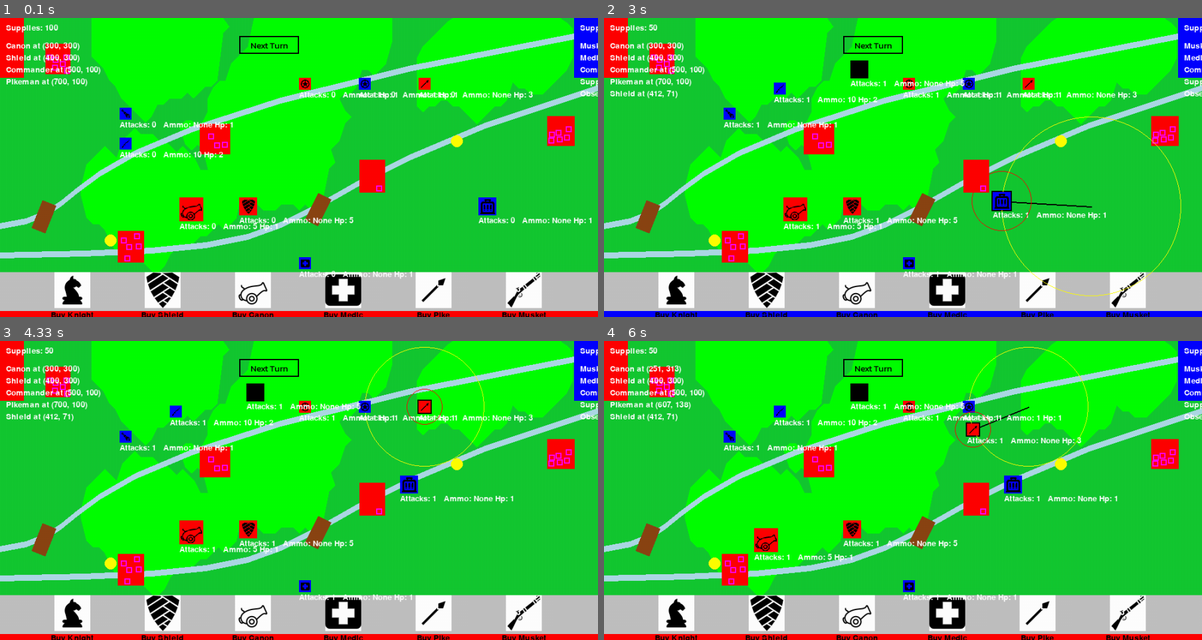
Above: before the commit, frames 1-4 (two rows, left to right).
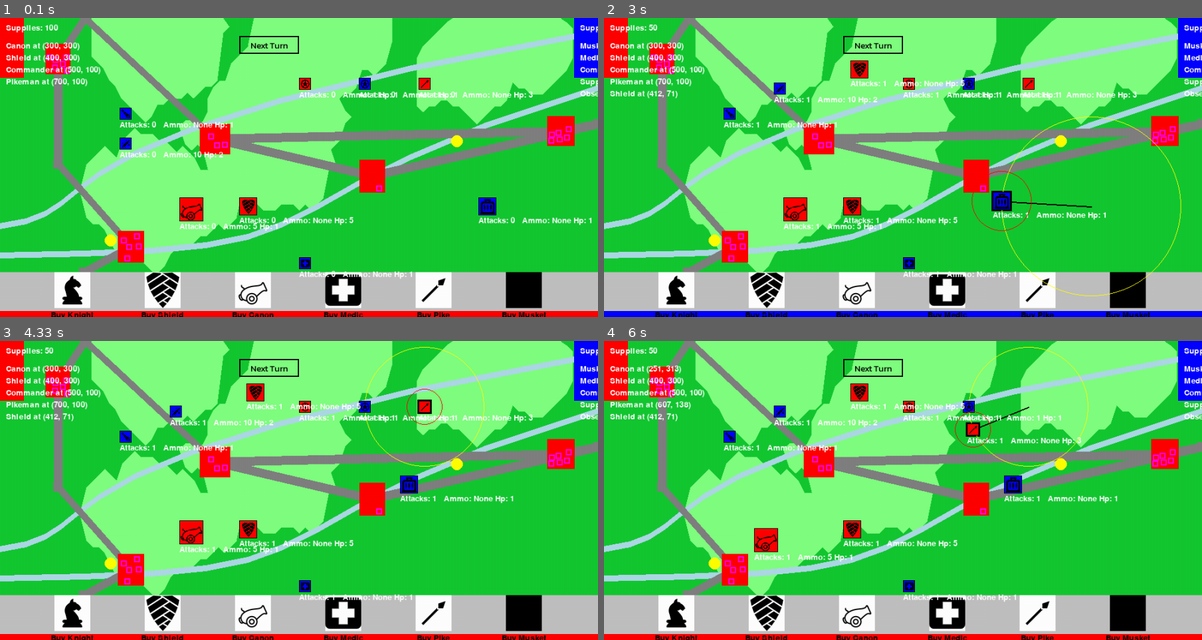
Above: after the commit, the same moments.

Repository: Nockiest/pygame-battleforge.
Game: pygame game, started from app.py
Two runs of this game, one before a commit and one after it. Both use one fixed random seed, a clock stepped at 60 frames per second and the inputs below.
Inputs (mouse positions are in pixels of both pictures, inside the frame that each line leads up to):
- Up to frame 1 (0.1 s): no input
- Up to frame 2 (3 s): click (729, 143) at 0.38 s; press the mouse at (1040, 71) at 0.7 s; move the mouse to (1064, 155) at 0.8 s; release the mouse at (1094, 239) at 0.93 s; press the mouse at (765, 290) at 1.03 s; move the mouse to (855, 227) at 1.13 s; release the mouse at (944, 161) at 1.27 s; click (849, 59) at 1.38 s; click "Next Turn" at 1.72 s; press the mouse at (729, 143) at 2.03 s; move the mouse to (914, 140) at 2.13 s; release the mouse at (1094, 137) at 2.27 s; press the mouse at (675, 290) at 2.37 s; move the mouse to (729, 185) at 2.47 s; release the mouse at (789, 80) at 2.6 s; press the mouse at (1088, 206) at 2.7 s; move the mouse to (986, 200) at 2.8 s; release the mouse at (879, 194) at 2.93 s
- Up to frame 3 (4.33 s): press the mouse at (71, 613) at 3.03 s; move the mouse to (197, 526) at 3.13 s; release the mouse at (322, 436) at 3.27 s; right-click (406, 505) at 3.38 s; click "Next Turn" at 3.72 s; click (424, 406) at 4.05 s
- Up to frame 4 (6 s): press the mouse at (729, 436) at 4.37 s; move the mouse to (717, 472) at 4.47 s; release the mouse at (699, 511) at 4.6 s; press the mouse at (908, 586) at 4.7 s; move the mouse to (903, 526) at 4.8 s; release the mouse at (903, 463) at 4.93 s; press the mouse at (1010, 484) at 5.03 s; move the mouse to (1064, 493) at 5.13 s; release the mouse at (1118, 502) at 5.27 s; press the mouse at (795, 532) at 5.37 s; move the mouse to (747, 544) at 5.47 s; release the mouse at (693, 559) at 5.6 s; press the mouse at (1070, 448) at 5.7 s; move the mouse to (1010, 442) at 5.8 s; release the mouse at (956, 436) at 5.93 s

The runs differ from the first frame. In frame 1, 36% of the frame differs, in the area x 5-100%, y 0-98%; in frame 2, 36%; in frame 3, 36%; in frame 4, 36%.

Commit message:
pracuji na abstrakci road_generation

Diff:
--- a/app.py
+++ b/app.py
@@ -11,12 +11,13 @@
 pygame.init()
 
 # Vytvoření obrazovky
-screen = pygame.display.set_mode((WIDTH, HEIGHT))
+screen = pygame.display.set_mode((WIDTH, HEIGHT), pygame.SRCALPHA)
+
 battle_ground = BattleGround(WIDTH, HEIGHT - BUTTON_BAR_HEIGHT)
 battle_ground.place_forrests()
 battle_ground.place_rivers()
 battle_ground.place_towns(screen)
-# battle_ground.place_roads( )
+battle_ground.place_roads( )
 battle_ground.place_bridges()
 battle_ground.place_supply_depots()
 intersections =  find_river_segments_for_crossing(battle_ground.rivers)
@@ -43,15 +44,15 @@
 players = [red_player, blue_player]
 cur_player = 0  # RED
 
-blue_player.create_starting_unit((Musketeer, 200, 200, BLUE), living_units)
-red_player.create_starting_unit((Canon, 300, 300, RED), living_units)
-red_player.create_starting_unit((Shield, 400, 300, RED), living_units)
-blue_player.create_starting_unit((Medic, 500, 400, BLUE), living_units)
-blue_player.create_starting_unit((Commander, 600, 100, BLUE), living_units)
-red_player.create_starting_unit((Commander, 500, 100, RED), living_units)
-red_player.create_starting_unit((Pikeman, 700, 100, RED), living_units)
-blue_player.create_starting_unit((SupplyCart, 800, 300, BLUE), living_units)
-blue_player.create_starting_unit((Observer, 200, 150, BLUE), living_units)
+blue_player.create_starting_unit((Musketeer, 200, 200), living_units)
+red_player.create_starting_unit((Canon, 300, 300), living_units)
+red_player.create_starting_unit((Shield, 400, 300), living_units)
+blue_player.create_starting_unit((Medic, 500, 400), living_units)
+blue_player.create_starting_unit((Commander, 600, 100), living_units)
+red_player.create_starting_unit((Commander, 500, 100), living_units)
+red_player.create_starting_unit((Pikeman, 700, 100), living_units)
+blue_player.create_starting_unit((SupplyCart, 800, 300), living_units)
+blue_player.create_starting_unit((Observer, 200, 150), living_units)
 
 screen.fill(GREEN)
 lets_continue = True
@@ -87,7 +88,6 @@
 
 def next_turn():
     global living_units
-    global teams
 
     # Your next turn logic here
     # is_win =  check_game_ended(teams)
@@ -161,7 +161,7 @@
                 players[cur_player].remove_from_game(
                     living_units, attacked_enemy )
                 if isinstance(attacked_enemy, Commander):
-                    attacked_enemy.lose_game()
+                    players[cur_player].announce_defeat()
         disable_unit_for_turn()
         deselct_unit()
     elif attack_result == "SUPPORTS DONT ATTACK":
@@ -194,18 +194,6 @@
                         # distance = get_two_units_center_distance(unit, medic)
                         # if distance <= supply_cart.attack_range:
 
-
-def check_in_observers_range():
-    if issubclass(selected_unit.__class__, Ranged):
-        for unit in living_units:
-            if isinstance(unit, Observer) and unit.color == selected_unit.color:
-                observer_unit = unit
-                distance = get_two_units_center_distance(
-                    selected_unit, observer_unit)
-                if distance <= 75:
-                    selected_unit.attack_range_modifiers += 0.5  # Add "in_observer_range" modifier
-
-
 def check_in_range(itself, other_object):
     pass
 
@@ -217,24 +205,25 @@
     if unit_type_class:
         # Call the create_unit function with the class name
 
-        print(players[cur_player])
+        print(players[cur_player].color)
         players[cur_player].create_unit(
-            (unit_type_class, click_pos[0], click_pos[1], cur_player), living_units)
-        print(unit_placement_mode, living_units)
+            (unit_type_class, click_pos[0], click_pos[1]), living_units)
+        # print(unit_placement_mode, living_units)
     else:
         print(f"Error: Unit type {unit_placement_mode} not found.")
     unit_placement_mode = None
 
 
 def try_select_unit(click_pos, unit):
+    print(unit,living_units)
     if unit.rect.collidepoint(click_pos):
         return ("unit wasnt clicked on", click_pos)
     if unit.able_to_move:
         return True
     else:
-        print("no attacks or ammo left for this unit")
-    print(
-        f"Selected {unit.__class__.__name__} with right button")
+        print("no attacks or ammo left for this unit", unit.__class__.__name__)
+    # print(
+    #     f"Selected {unit.__class__.__name__} with right button")
 
 
 button_bar = ButtonBar(WIDTH, buy_buttons)
@@ -263,7 +252,7 @@
                 else:
                    for unit in living_units:
                     can_select = try_select_unit(event.pos, unit)
-                    print(can_select)
+                    # print(can_select)
                     if can_select:
                         select_unit()
                     break
@@ -274,7 +263,7 @@
             else:
                 for unit in living_units:
                     can_select = try_select_unit(event.pos, unit)
-                    print(can_select)
+                    # print(can_select)
                     if can_select:
                         select_unit()
                     break
@@ -306,8 +295,8 @@
         if selected_unit.remain_actions > 0:
             apply_modifier(selected_unit, living_units, "in_observer_range")
             selected_unit.render_attack_circle(screen)
-    if unit_placement_mode:
-        print("unit placement mode")
+    # if unit_placement_mode:
+    #     print("unit placement mode")
     clock.tick(fps)
 
 # Ukončení pygame
--- a/generation/battelground.py
+++ b/generation/battelground.py
@@ -4,7 +4,7 @@
 from config import *
 from utils import *
 from generation.town_generation import *
-
+from generation.road_generation import *
 
 def do_lines_intersect(p1, p2, p3, p4):
 
@@ -163,10 +163,10 @@
                 for existing in self.rivers:
                     for j in range(len(existing) - 1):
                         intersection = do_lines_intersect(points[len(points) - 2], rounded_point, existing[j], existing[j+1])
-                        print(intersection, existing[j], existing[j+1] )
+                        # print(intersection, existing[j], existing[j+1] )
                         if intersection:
                             intersects = True  # Set the intersection flag to True
-                            print(intersection)
+                            # print(intersection)
                             convergence_point = existing[j+1]  # Store the intersection point
                             self.convergence_points.append(convergence_point)
                             break  # Break the inner loop once an intersection is found
@@ -187,8 +187,6 @@
             # Only add the river if there were no intersections
 
             self.rivers.append(points)
-
-
 
     def place_towns(self, screen):
         min_distance = 200
@@ -245,23 +243,12 @@
             town_center = town_rect.center
 
             # List to store distances and corresponding town indices
-            distances = []
-
-            # Compare the center of the current town with the centers of other towns
-            for i, other_town_tuple in enumerate(self.towns):
-                if i == index:
-                    continue  # Skip comparing with itself
-
-                other_town_center = other_town_tuple[0].center
-                distance = math.dist(town_center, other_town_center)
-                distances.append((distance, i))
+            distances = get_town_distances(self.towns, town_center, town_rect, index)
 
             # Sort distances in ascending order
             distances.sort()
-
             # Get the indices of the two closest towns
             closest_indices = [i for _, i in distances[:2]]
-
             # Get the rectangles of the two closest towns
             closest_town_rects = [self.towns[i][0] for i in closest_indices]
 
@@ -275,12 +262,7 @@
                 connected_towns.add((i, index))
 
                 # Calculate the point along the x or y axis to move first
-                if abs(town_center[1] - rect.center[1]) <= 150:
-                    mid_point = (town_center[0], town_center[1])
-                if town_center[1] < rect.center[1]:
-                    mid_point = (town_center[0], town_center[1] + town_rect.height // 2 + 150)
-                else:
-                    mid_point = (rect.x + town_rect.width // 2, town_center[1] + town_rect.height // 2 - 150)
+                mid_point = calculate_mid_point_pos(rect,town_center)
 
                 # Calculate the direction of the road (angle towards the other town)
                 angle = math.atan2(rect.center[1] - mid_point[1], rect.center[0] - mid_point[0])
@@ -295,24 +277,26 @@
                 # Check for road intersections
                 for road in self.roads:
                     _, road_start_point, road_end_point = road
-
-                    # Define the equation of the line using two-point form: y - y1 = m * (x - x1)
-                    if road_end_point[0] - road_start_point[0] == 0:
-                        m = float('inf')  # Handle division by zero
-                    else:
-                        m = (road_end_point[1] - road_start_point[1]) / (road_end_point[0] - road_start_point[0])
-                    b = road_start_point[1] - m * road_start_point[0]
-
-                    # Calculate the y-coordinate of the intersection point
-                    intersection_y = m * mid_point[0] + b
-
-                    # Check if the calculated intersection y-coordinate is close enough to the mid_point's y-coordinate
-                    if abs(mid_point[1] - intersection_y) < 10:  # Adjust threshold as needed
-                        endpoint = mid_point
-                        break
+                    mid_point, road_end_point = augment_mid_point(road_end_point, road_start_point, mid_point)
+
+                    # Check if the road intersects with any existing road segments
+            intersects_existing = False
+            for existing_road in self.roads:
+                _, existing_mid_point, _ = existing_road
+                if do_lines_intersect(mid_point, endpoint, existing_road[0], existing_mid_point):
+                    intersects_existing = True
+                    endpoint = existing_mid_point
+                    break
+
+            # If the road doesn't intersect with any existing road, add it to the roads list
+            if not intersects_existing:
+                connected_towns.add((index, i))
+                connected_towns.add((i, index))
+                self.roads.append((town_center, mid_point, endpoint))
+
 
                 # Save the road path to self.roads
-                self.roads.append((town_center, mid_point, endpoint))
+                # self.roads.append((town_center, mid_point, endpoint))
         # Iterate through each side of the screen
         screen_sides = [
             ((0, random.randint(100, self.height - 100)), (self.width, random.randint(100, self.height - 100))),  # Top side
@@ -348,14 +332,9 @@
             # Save the road path to self.roads
             self.roads.append((town_center, selected_point, selected_point))
 
-
-
-
-
-
     def place_bridges(self):
-        print(self.convergence_points, "segments")
-        print(self.rivers, "rivers")
+        # print(self.convergence_points, "segments")
+        # print(self.rivers, "rivers")
         all_river_parts = []
         for river in self.rivers:
             river_parts = []  # Initialize the list to hold current river segment
@@ -378,15 +357,16 @@
 
         for part in all_river_parts:
             river_part_intersects = False
-            print(part, "river part")
-            if len(part) < 3:
+            # print(part, "river part")
+            # print(len(part))
+            if len(part) <= 3:
                 continue
             for i in range(len(part) - 2):
                 point1 = part[i +1 ]
                 point2 = part[i +2]
                 line_segment = (point1, point2)
 
-                print(point1, point2, "points")
+                # print(point1, point2, "points")
                 for road in self.roads:
                     start_point, mid_point, end_point = road
 
@@ -424,7 +404,6 @@
                 print(f"River segment doesn't intersect with any road. Bridge declared at {bridge_point}, angle: {angle}")
                 self.bridges.append((bridge_point, angle))
 
-
     def place_supply_depots(self):
     # Place supply depots on the left side
         for _ in range(self.num_supply_depots // 2):
@@ -438,7 +417,6 @@
             x_right = random.randint(self.width // 2 + 50, self.width - 50)  # Ensure at least 50 pixels from the right edge
             y = random.randint(50, self.height - 50)  # Ensure at least 50 pixels from top and bottom edges
             self.supply_depots.append((x_right, y))
-
 
     def draw_bezier_curve(self, screen, points):
             num_segments = 100
@@ -457,19 +435,13 @@
 
             pygame.draw.lines(screen, (128, 128, 128), False, curve_points, 2)
 
-
     def draw(self, screen):
         dot_radius = 10
 
 
         # Draw forrests
         for forest in self.forests:
-            pygame.draw.polygon(screen, (0, 255, 0), forest)
-
-
-        # Draw towns
-
-
+            pygame.draw.polygon(screen, (128, 255, 128), forest)
 
         # Draw rivers
         for points in self.rivers:
@@ -497,7 +469,7 @@
                 # Draw the square
                 pygame.draw.polygon(screen, (128, 128, 128), square_corners)
 
-
+        # Draw towns
         for town_rect in self.towns:
             pygame.draw.rect(screen, (255, 0, 0, 100), town_rect[0])  # Red rectangle for town center with reduced opacity
             for house_rect in town_rect[1]:
--- /dev/null
+++ b/generation/road_generation.py
@@ -0,0 +1,36 @@
+import math
+
+def get_town_distances(all_towns, town_center, town_rect, town_index):
+    distances = []  # Compare the center of the current town with the centers of other towns
+    for i, other_town_tuple in enumerate(all_towns):
+        if i == town_index:
+            continue  # Skip comparing with itself
+
+        other_town_center = other_town_tuple[0].center
+        distance = math.dist(town_center, other_town_center)
+        distances.append((distance, i))
+    return distances
+
+def calculate_mid_point_pos(town_rect,town_center):
+    if abs(town_center[1] - town_rect.center[1]) <= 150:
+       return town_center[0], town_center[1]
+    if town_center[1] < town_rect.center[1]:
+       return town_center[0], town_center[1] + town_rect.height // 2 + 150
+    else:
+       return town_rect.x + town_rect.width // 2, town_center[1] + town_rect.height // 2 - 150
+
+def augment_mid_point(road_end_point, road_start_point, mid_point):
+        # Define the equation of the line using two-point form: y - y1 = m * (x - x1)
+    if road_end_point[0] - road_start_point[0] == 0:
+        m = float('inf')  # Handle division by zero
+    else:
+        m = (road_end_point[1] - road_start_point[1]) / (road_end_point[0] - road_start_point[0])
+    b = road_start_point[1] - m * road_start_point[0]
+
+    # Calculate the y-coordinate of the intersection point
+    intersection_y = m * mid_point[0] + b
+
+    # Check if the calculated intersection y-coordinate is close enough to the mid_point's y-coordinate
+    if abs(mid_point[1] - intersection_y) < 50:  # Adjust threshold as needed
+        road_end_point = mid_point
+    return( mid_point , road_end_point)
--- a/player_actions.py
+++ b/player_actions.py
@@ -14,8 +14,9 @@
 
     def create_unit( self, unit_params, living_units ):
         # Create the unit object
-        unit_class, x, y,   color, = unit_params
-        unit = unit_class(x=x, y=y,  color=color )
+        unit_class, x, y = unit_params
+        unit = unit_class(x=x, y=y,  color=self.color )
+        print(unit.color)
         if self.supplies >= unit.cost:
 
             living_units.append(unit)
@@ -31,8 +32,8 @@
         return unit
 
     def create_starting_unit(self, unit_params, living_units):
-        unit_class, x, y,   color, = unit_params
-        unit = unit_class(x=x, y=y,  color=color )
+        unit_class, x, y,   = unit_params
+        unit = unit_class(x=x, y=y,  color=self.color )
         living_units.append(unit)
         self.units.append(unit)
         print("created starting unit")
--- a/tempCodeRunnerFile.py
+++ b/tempCodeRunnerFile.py
@@ -1,2 +1 @@
-
-    red_player.render_tender(scre
+e
--- a/unit.py
+++ b/unit.py
@@ -110,18 +110,6 @@
         return None
 
 
-    def draw_as_active(self, screen):
-        outline_rect = pygame.Rect(
-            self.x - 2, self.y - 2, self.size + 4, self.size + 4)
-        pygame.draw.rect(screen, BLACK, outline_rect)
-        pygame.draw.circle(
-            screen, YELLOW, self.start_turn_position, self.base_movement, 1)
-
-        # Draw a line from self.start_turn_position to the center of the unit in red
-        center_x = self.x + self.size // 2
-        center_y = self.y + self.size // 2
-        pygame.draw.line(screen, BLACK, self.start_turn_position,
-                         (center_x, center_y), 2)
 
     def render_attack_circle(self, screen):
 
@@ -229,7 +217,15 @@
         # Center the image within the allocated space with padding
         warrior_img_rect.center = (self.x + self.size // 2, self.y + self.size // 2)
 
+        # Draw the outline rectangle
+        outline_rect = pygame.Rect(self.x, self.y, self.size, self.size)
+        outline_color = (0, 0, 0)  # Black color for the outline
+
+
+        # Draw the filled rectangle for the unit
         pygame.draw.rect(screen, self.color, self.rect)
+        pygame.draw.rect(screen, outline_color, outline_rect, 1)  # 2 is the width of the outline
+        # Draw the unit image
         screen.blit(warrior_img, warrior_img_rect)
 
         # Render remaining attacks and ammo below the unit
@@ -239,3 +235,16 @@
         text_surface = font.render(
             f"Attacks: {self.remain_actions}   Ammo: {self.ammo} Hp: {self.hp}", True, text_color)
         screen.blit(text_surface, text_pos)
+
+    def draw_as_active(self, screen):
+        outline_rect = pygame.Rect(
+            self.x - 2, self.y - 2, self.size + 4, self.size + 4)
+        pygame.draw.rect(screen, BLACK, outline_rect)
+        pygame.draw.circle(
+            screen, YELLOW, self.start_turn_position, self.base_movement, 1)
+
+        # Draw a line from self.start_turn_position to the center of the unit in red
+        center_x = self.x + self.size // 2
+        center_y = self.y + self.size // 2
+        pygame.draw.line(screen, BLACK, self.start_turn_position,
+                         (center_x, center_y), 2)
--- a/utils.py
+++ b/utils.py
@@ -16,17 +16,6 @@
         total_sum += value
     return total_sum
 
-
-def create_unit( unit_params, living_units,     ):
-    # Create the unit object
-    unit_class, x, y,   color, = unit_params
-    unit = unit_class(x=x, y=y,  color=color )
-
-    living_units.append(unit)
-    # Update the teams dictionary to store the unit in the corresponding color's list
-
-
-    return unit
 
 def bresenham_line(x0, y0, x1, y1, max_iterations=1000):
     points = []
Binary file changed: img/musket.png
